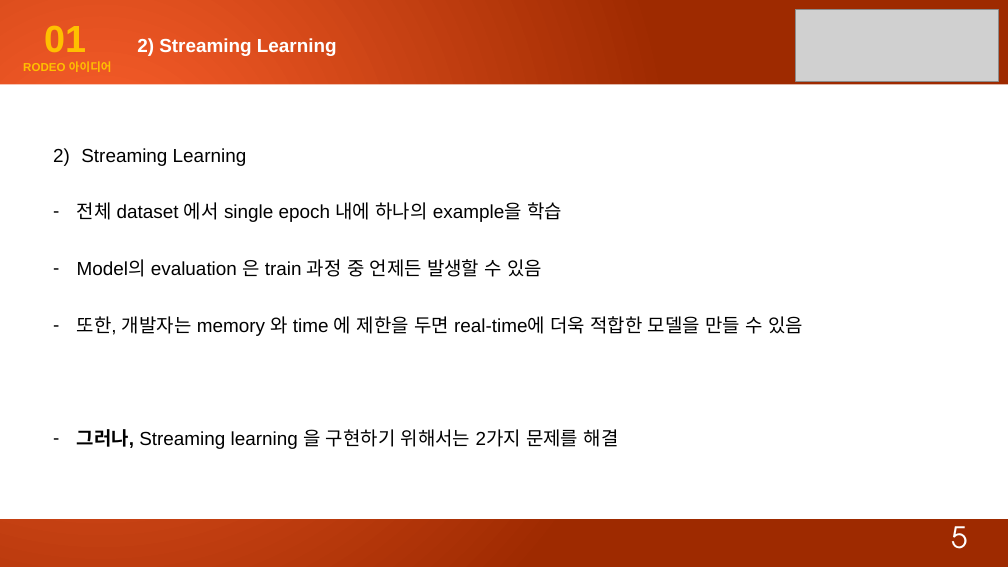
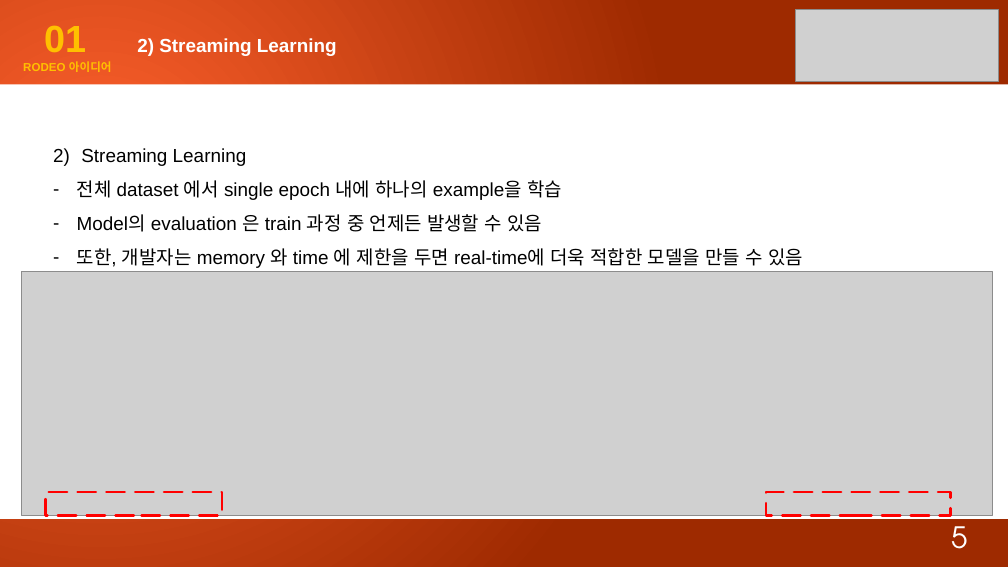
Before and after one commit to star6973/unmanned-payment-system, a slide deck: slide 5 of PPT/KwonHH/RODEO_Replay for Online Object Detection.pptx. Drawn at 1008x567 pixels with LibreOffice and Linux fonts; fonts in the diff are those of the drawing; grey boxes stand for pictures. Boxes give left, top, right and bottom in pixels: in the first picture for what was removed or moved away, otherwise in the second. Text is boxed around its words. In the diff, an @@ line names an element or a change of style, - is before the commit and + after.

```diff
--- a/PPT/KwonHH/RODEO_Replay for Online Object Detection.pptx
+++ b/PPT/KwonHH/RODEO_Replay for Online Object Detection.pptx
@@ text at bbox=[77, 180, 803, 268]: line spacing 2.5 to 1.5 @@
@@ picture added at bbox=[22, 271, 993, 516] @@
@@ rectangle added at bbox=[45, 492, 222, 516], outline #FF0000 2.5 pt dashed @@
@@ rectangle added at bbox=[766, 492, 951, 516], outline #FF0000 2.5 pt dashed @@
```
Also in this commit, not shown: 1 other slide changed, 1 slide removed, 3 other files.
